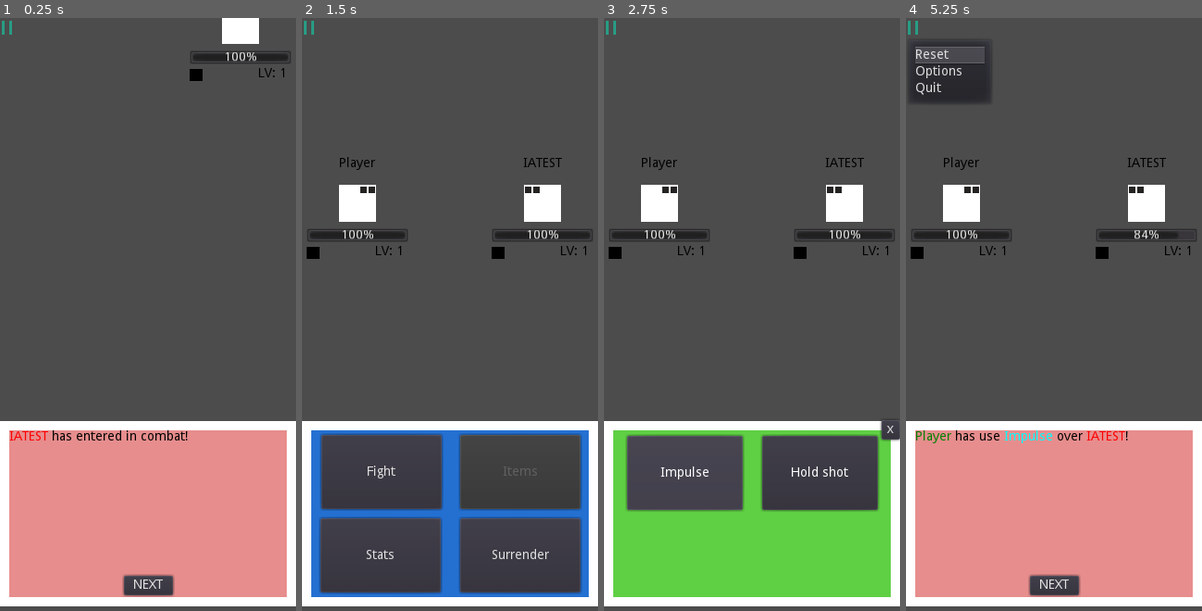
Above: before the commit, frames 1-4 (left to right).
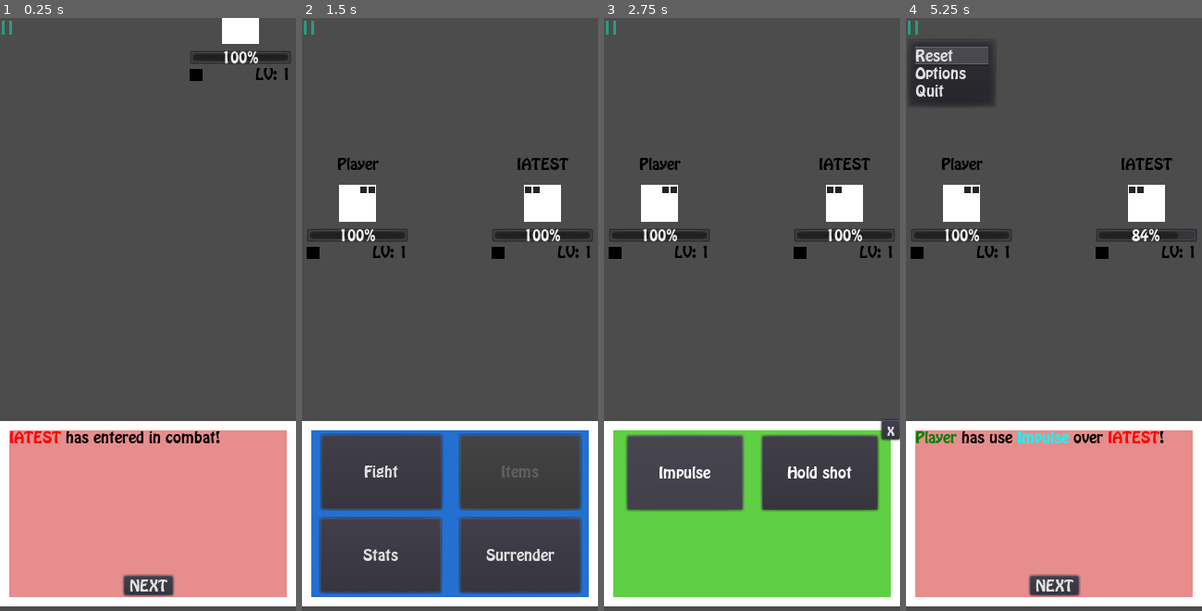
Above: after the commit, the same moments.

Repository: fresnohernandez99/socket-game
Game: Godot game, scene res://scenes/ui/CombatSceneIA.tscn
Two runs of this game, one before a commit and one after it. Both use one fixed random seed, a clock stepped at 60 frames per second and the inputs below. This scene is started directly instead of the project's main scene.
Inputs (mouse positions are in pixels of both pictures, inside the frame that each line leads up to):
- Up to frame 1 (0.25 s): no input
- Up to frame 2 (1.5 s): click "NEXT" at 0.5 s; click "NEXT" at 1.25 s
- Up to frame 3 (2.75 s): click "Fight" at 2 s
- Up to frame 4 (5.25 s): click "Impulse" at 2.75 s; click (911, 29) at 3.5 s; tap Enter at 4.25 s; hold Right (ui_right) 4.28-5.03 s; hold Down (ui_down) from 5.03 s (still down)

The runs differ from the first frame. In frame 1, 1.3% of the frame differs, in the area x 3-98%, y 5-97%; in frame 2, 1.5%; in frame 3, 1.4%; in frame 4, 2.7%, in the area x 3-98%, y 4-97%.

Commit message:
stats diference added

Diff:
--- a/project.godot
+++ b/project.godot
@@ -58,6 +58,7 @@
 [gui]
 
 common/drop_mouse_on_gui_input_disabled=true
+theme/custom_font="res://assets/fonts/basic_font_16.tres"
 
 [physics]
 
--- a/scenes/ui/CombatScene.gd
+++ b/scenes/ui/CombatScene.gd
@@ -69,7 +69,6 @@
 				_setPlayOverHero(actualPlay)
 
 func _setInFieldPlay(actualPlay):
-	print(actualPlay)
 	var Player = load("res://scenes/ui/Player.tscn")
 	var playerIns = Player.instance()
 
@@ -192,6 +191,12 @@
 			moveHandler.INSTANT_HEAL_MOVE:
 				playerTo.hero.lifePointsLose = 0
 
+		if playerFrom.hero.id == hero.id:
+			combatControls.setHero(playerFrom.hero)
+		else:
+			combatControls.setHero(playerTo.hero)
+
+
 func _calculateAttack(move, playerTo, playerFrom):
 	var damage = move.damage
 	var types = move.types
--- a/scenes/ui/CombatSceneIA.gd
+++ b/scenes/ui/CombatSceneIA.gd
@@ -255,8 +255,6 @@
 			"wasMiss": false
 		}
 
-	print(JSON.print(IAMove))
-
 	if IAMove.move.type != moveHandler.ATTACK_MOVE:
 		print("AAA")
 		IAMove.positionTo = "IA" + "_1"
@@ -324,6 +322,11 @@
 		moveHandler.INSTANT_HEAL_MOVE:
 			playerTo.hero.lifePointsLose = 0
 
+	if playerFrom.hero.id == hero.id:
+		combatControls.setHero(playerFrom.hero)
+	else:
+		combatControls.setHero(playerTo.hero)
+
 func _calculateAttack(move, playerTo, playerFrom):
 	var damage = move.damage
 	var types = move.types
